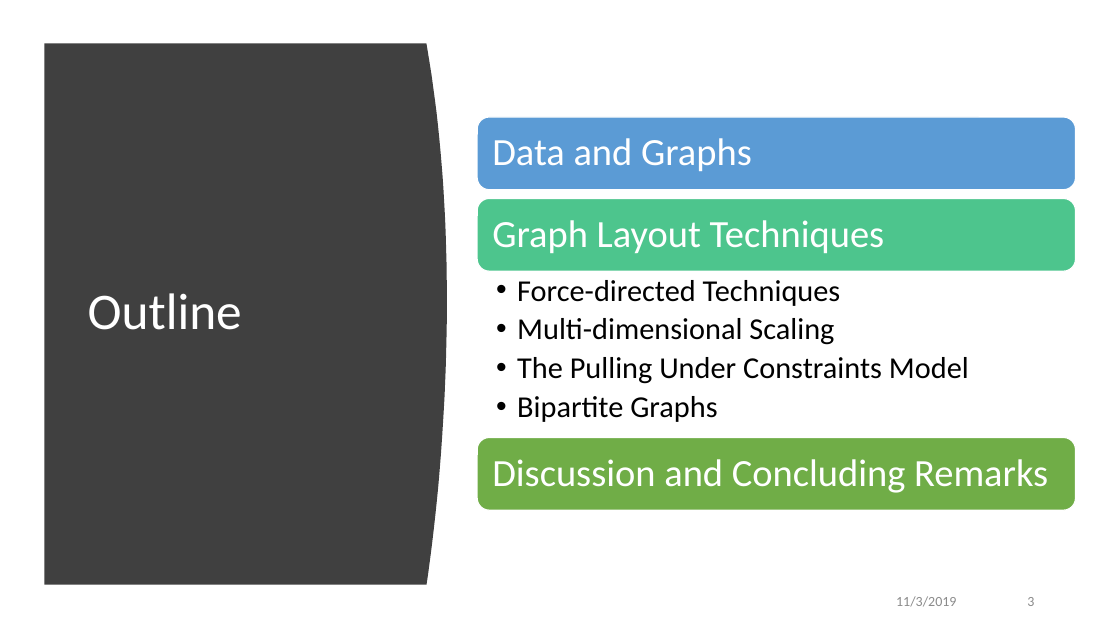
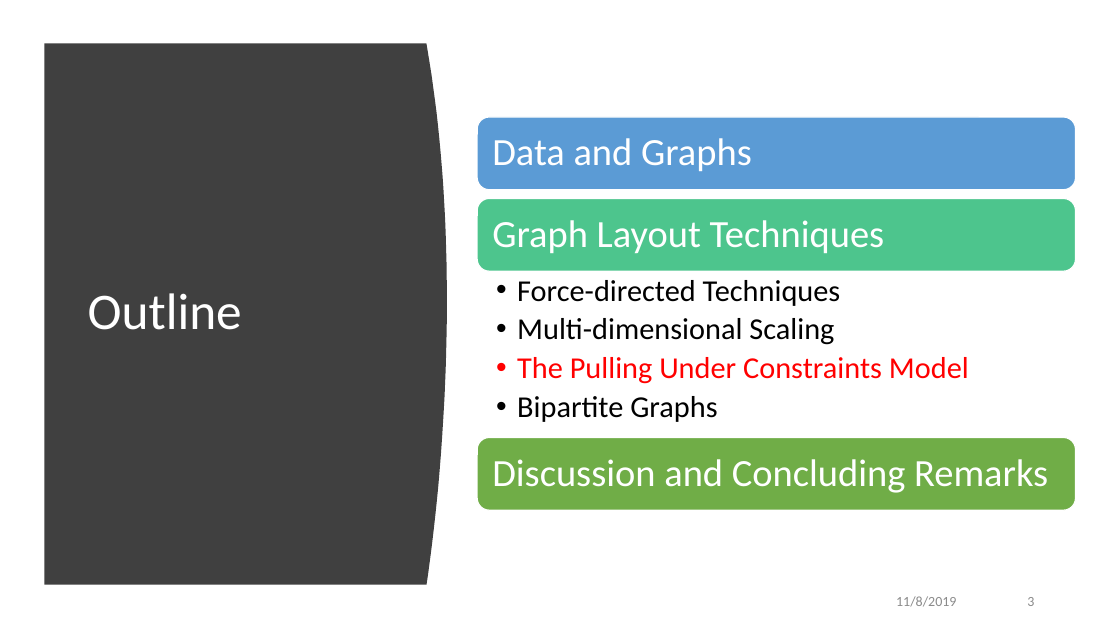
Before and after one commit to Weber12321/TMU-GIDS, a slide deck: slide 3 of 資料探勘與視覺化分析/Data Visualization Through Their Graph Representation.pptx. Drawn at 1120x630 pixels with LibreOffice and Linux fonts; fonts in the diff are those of the drawing. Boxes give left, top, right and bottom in pixels: in the first picture for what was removed or moved away, otherwise in the second. Text is boxed around its words. In the diff, an @@ line names an element or a change of style, - is before the commit and + after.

```diff
--- a/資料探勘與視覺化分析/Data Visualization Through Their Graph Representation.pptx
+++ b/資料探勘與視覺化分析/Data Visualization Through Their Graph Representation.pptx
@@ text at bbox=[517, 357, 969, 384]: text colour #000000 to #FF0000 in "The Pulling Under Constraints Model" @@
@@ text at bbox=[896, 596, 956, 607]: text changed @@
-11/3/2019
+11/8/2019
```
Also in this commit, not shown: 12 other slides changed, 1 slide added, 4 slides removed, 33 other files.
